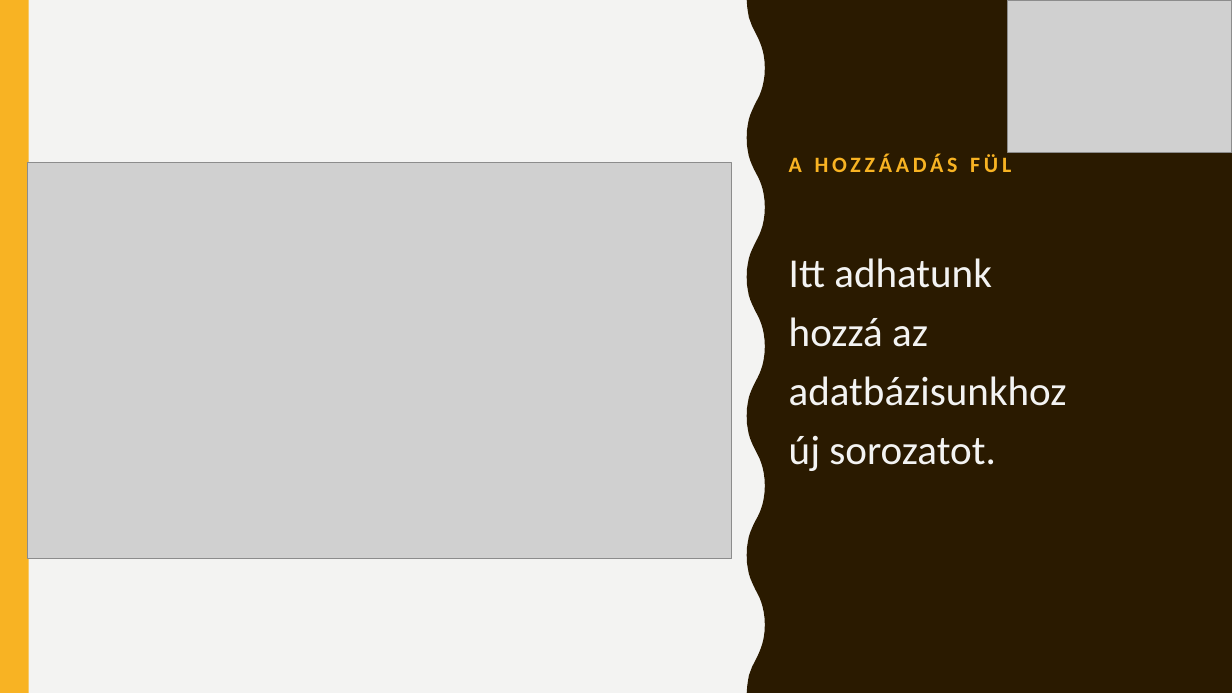
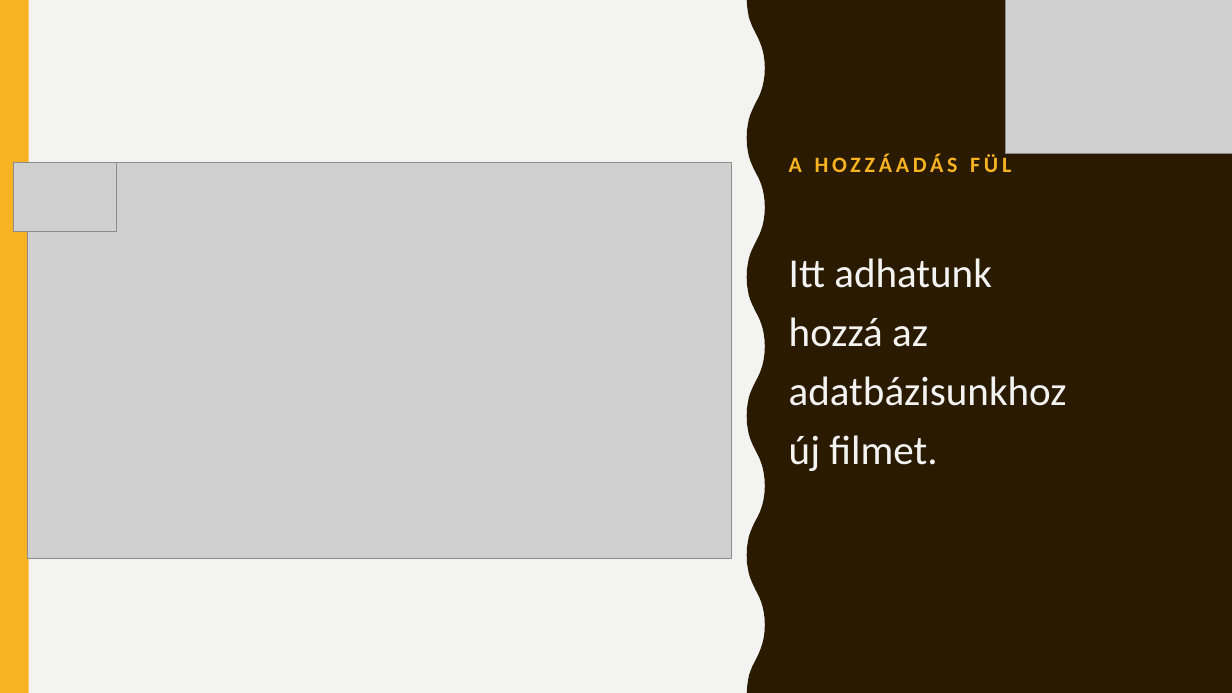
Before and after one commit to zorrrozotya/SFMproject, a slide deck: slide 6 of bemutato/Prezentacio.pptx. Drawn at 1232x693 pixels with LibreOffice and Linux fonts; fonts in the diff are those of the drawing; grey boxes stand for pictures. Boxes give left, top, right and bottom in pixels: in the first picture for what was removed or moved away, otherwise in the second. Text is boxed around its words. In the diff, an @@ line names an element or a change of style, - is before the commit and + after.

```diff
--- a/bemutato/Prezentacio.pptx
+++ b/bemutato/Prezentacio.pptx
@@ picture added at bbox=[1006, 0, 1232, 153] @@
@@ picture added at bbox=[13, 163, 116, 232] @@
@@ text at bbox=[789, 258, 1067, 471]: text changed @@
-Itt adhatunk hozzá az adatbázisunkhoz új sorozatot.
+Itt adhatunk hozzá az adatbázisunkhoz új filmet.
```
Also in this commit, not shown: 7 other slides changed, 1 slide removed.
